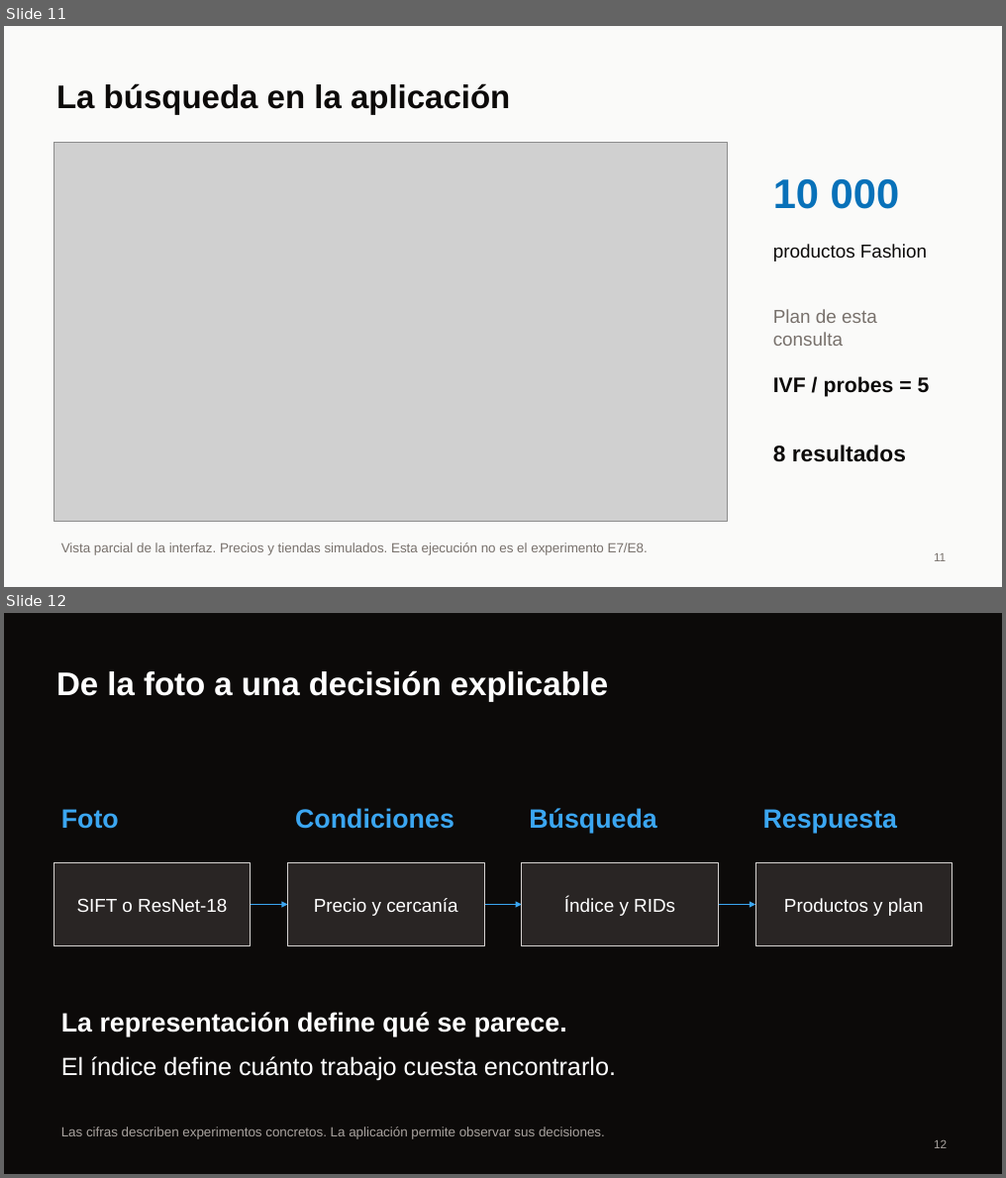
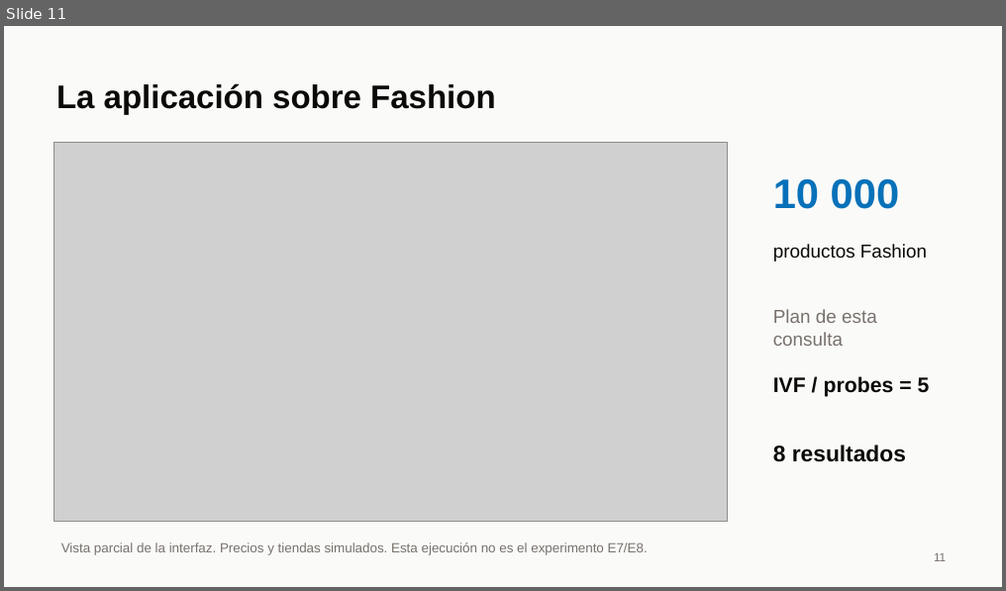
Before and after one commit to brandoLC/proyecto_BD2, a slide deck: presentacion/Presentacion_MiniDB.pptx. Shown one above the other, each under a label of ours: slides 11 and 12 before the commit, slide 11 after it. The pictures are 1006x1178 and 1006x591 pixels, drawn with LibreOffice and Linux fonts; fonts in the diff are those of the drawing; grey boxes stand for pictures. Boxes give left, top, right and bottom in pixels: in the first picture for what was removed or moved away, otherwise in the second. Text is boxed around its words. In the diff, an @@ line names an element or a change of style, - is before the commit and + after.

```diff
--- a/presentacion/Presentacion_MiniDB.pptx
+++ b/presentacion/Presentacion_MiniDB.pptx
@@ slide 12 removed at (4, 613, 1002, 1174), background #0C0A09 @@
@@ text removed at (56, 670, 609, 702) @@
-De la foto a una decisión explicable
@@ text removed at (61, 809, 119, 829) @@
-Foto
@@ text removed at (295, 808, 454, 829) @@
-Condiciones
@@ text removed at (529, 808, 657, 833) @@
-Búsqueda
@@ text removed at (763, 809, 898, 833) @@
-Respuesta
@@ rectangle removed at (54, 863, 251, 946) @@
-SIFT o ResNet-18
@@ rectangle removed at (288, 863, 484, 946) @@
-Precio y cercanía
@@ rectangle removed at (522, 863, 718, 946) @@
-Índice y RIDs
@@ rectangle removed at (755, 863, 951, 946) @@
-Productos y plan
@@ arrow removed from (251, 905) to (288, 905) @@
@@ arrow removed from (484, 905) to (522, 905) @@
@@ arrow removed from (718, 905) to (755, 905) @@
@@ text removed at (61, 1012, 567, 1037) @@
-La representación define qué se parece.
@@ text removed at (61, 1057, 616, 1081) @@
-El índice define cuánto trabajo cuesta encontrarlo.
@@ text removed at (61, 1127, 605, 1140) @@
-Las cifras describen experimentos concretos. La aplicación permite observar sus decisiones.
@@ text removed at (934, 1141, 946, 1149) @@
-12
@@ slide 11 changed as well @@
@@ text at (56, 83, 495, 115): text changed @@
-La búsqueda en la aplicación
+La aplicación sobre Fashion
```
Also in this commit, not shown: 5 other slides changed, 6 slides added, 5 other slides removed.
